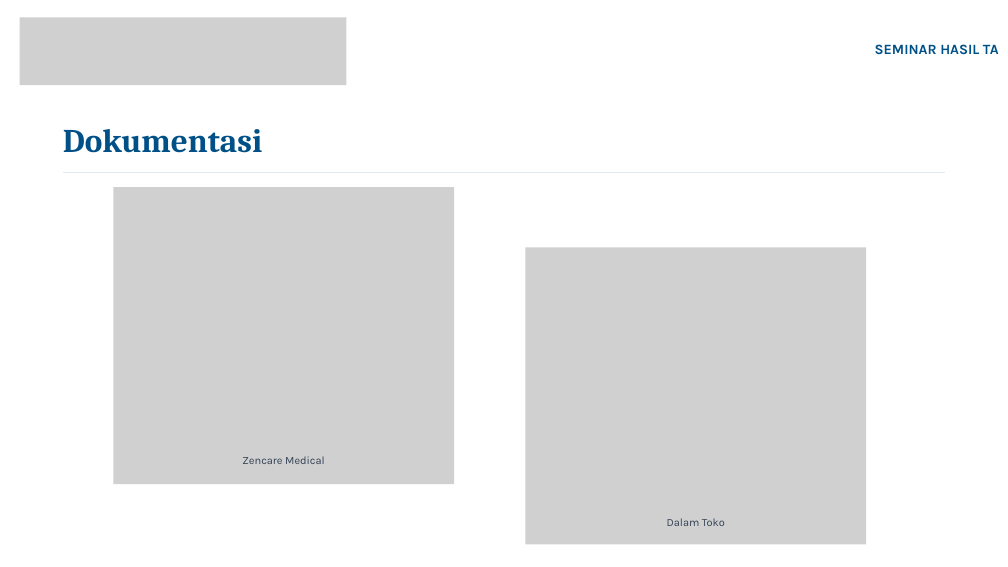
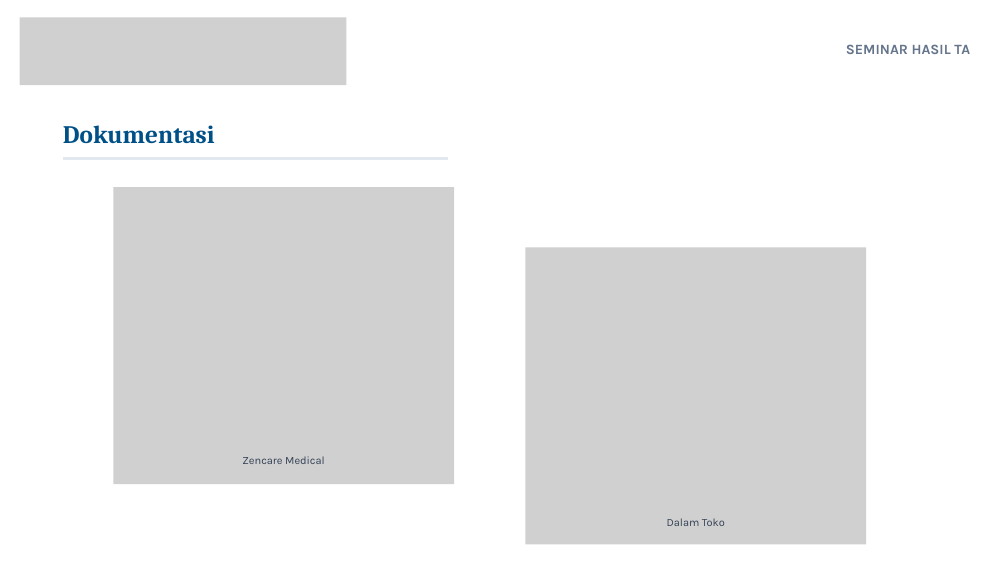
Before and after one commit to Marcell151/Sistem-Informasi-Inventori-Omnichannel-Zencare-Medical, a slide deck: slide 20 of lain/PPT/Seminar Hasil TA.pptx (slide 21 before the commit). Drawn at 1008x567 pixels with LibreOffice and Linux fonts; fonts in the diff are those of the drawing; grey boxes stand for pictures; background and template pictures are left out. Boxes give left, top, right and bottom in pixels: in the first picture for what was removed or moved away, otherwise in the second. Text is boxed around its words. In the diff, an @@ line names an element or a change of style, - is before the commit and + after.

```diff
--- a/lain/PPT/Seminar Hasil TA.pptx
+++ b/lain/PPT/Seminar Hasil TA.pptx
@@ text "SEMINAR HASIL TA" at bbox=[846, 44, 970, 54]: text colour #005088 to #64748B; alignment right to centre; less space between paragraphs @@
@@ text "Dokumentasi" at bbox=[63, 125, 215, 144]: size 47.2 to 36 pt; line spacing 56.7pt to 43.2pt @@
@@ freeform shape removed at bbox=[63, 172, 945, 173] @@
@@ freeform shape added at bbox=[63, 157, 449, 160], fill #E2E8F0 @@
```
Also in this commit, not shown: 7 other slides changed, 15 slides added, 14 slides removed, 47 other files.
